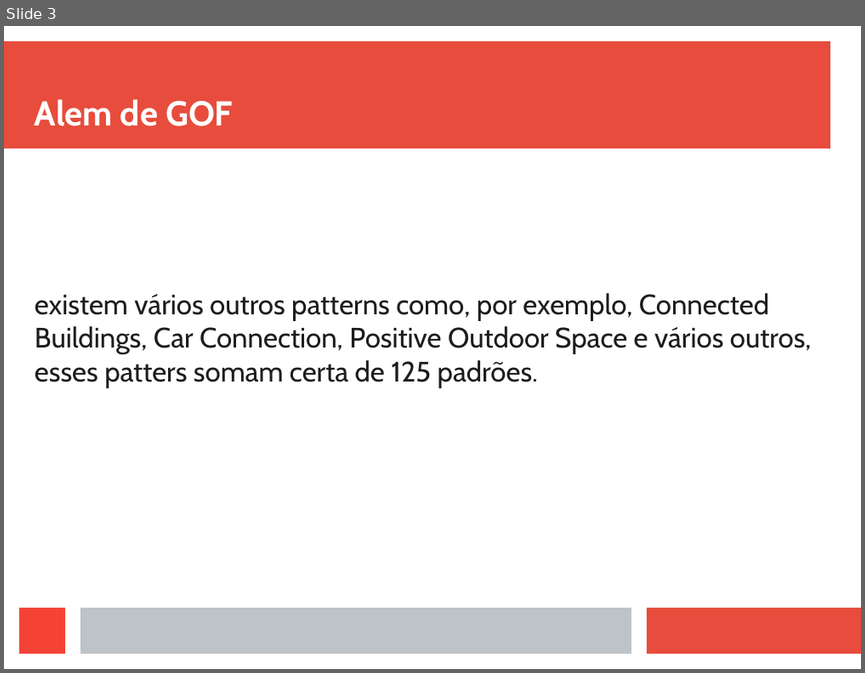
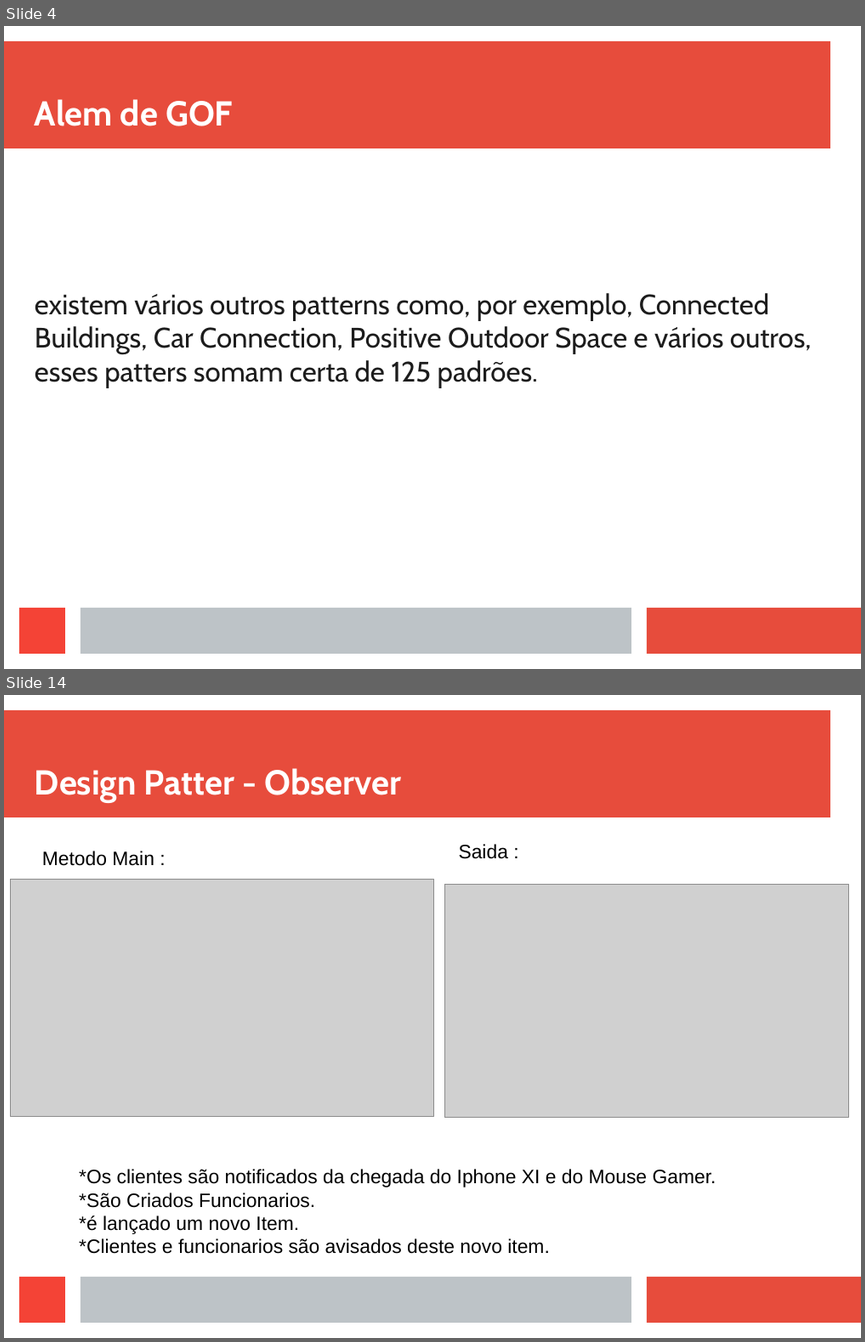
Before and after one commit to viniciusFortti/test, a slide deck: Apresentação/ApresentaçãoTerceiraSemana.odp. Shown one above the other, each under a label of ours: slide 3 before the commit, slides 4 and 14 after it; the slides between them are not shown. The pictures are 865x673 and 865x1342 pixels, drawn with LibreOffice and Linux fonts; fonts in the diff are those of the drawing; grey boxes stand for pictures. Boxes give left, top, right and bottom in pixels: in the first picture for what was removed or moved away, otherwise in the second. Text is boxed around its words. In the diff, an @@ line names an element or a change of style, - is before the commit and + after.

```diff
--- a/Apresentação/ApresentaçãoTerceiraSemana.odp
+++ b/Apresentação/ApresentaçãoTerceiraSemana.odp
@@ slide 14 added at (4, 695, 861, 1338), background #FFFFFF; not listed: 4 template elements that a slide beside it also shows @@
@@ title added at (35, 768, 402, 803), 32 pt, text #FFFFFF, bold @@
+Design Patter - Observer
@@ text added at (459, 844, 508, 859), 18 pt, text #000000 @@
+Saida :
@@ text added at (42, 851, 154, 866), 18 pt, text #000000 @@
+Metodo Main :
@@ picture added at (10, 879, 434, 1116) @@
@@ picture added at (445, 884, 849, 1117) @@
@@ text added at (79, 1168, 716, 1253), 18 pt, text #000000 @@
+*Os clientes são notificados da chegada do Iphone XI e do Mouse Gamer.
+*São Criados Funcionarios.
+*é lançado um novo Item.
+*Clientes e funcionarios são avisados deste novo item.
@@ what was slide 3 is now slide 4 @@
```
Also in this commit, not shown: 2 slides changed, 10 other slides added, 2 slides removed, 17 other files.
